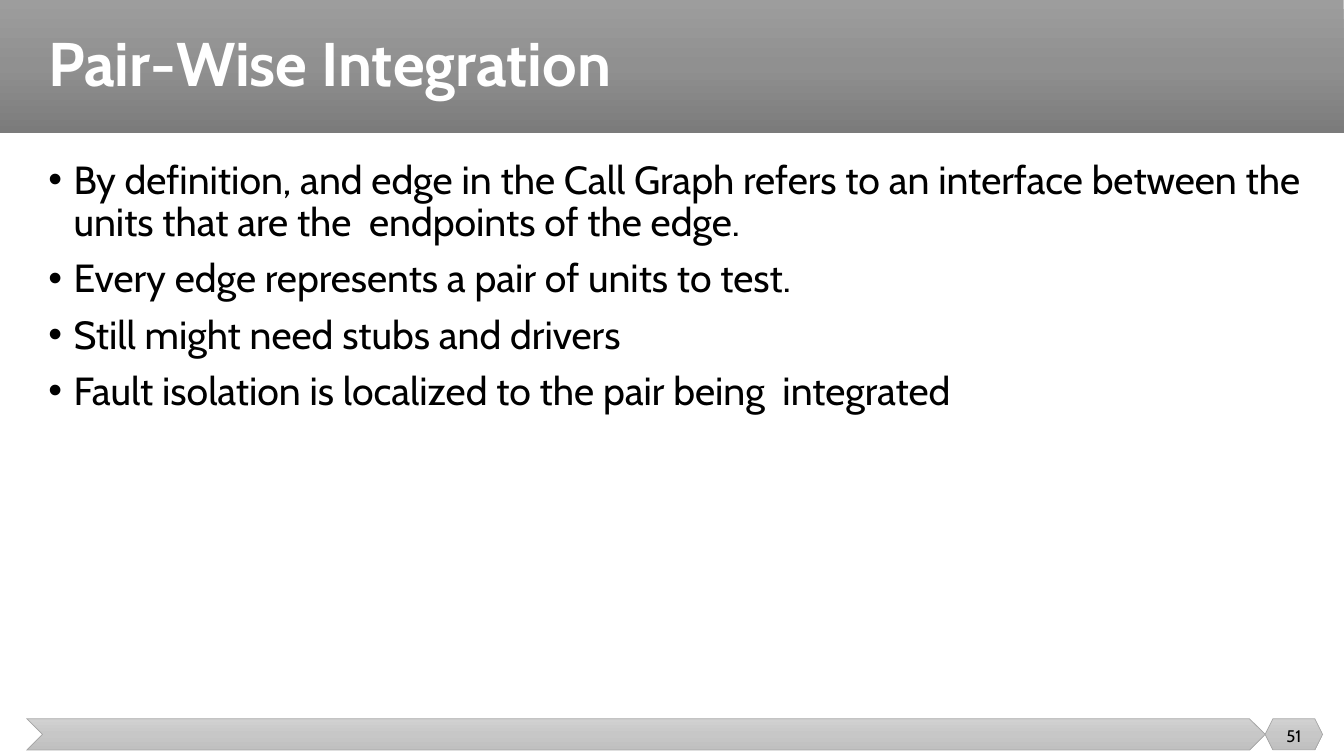
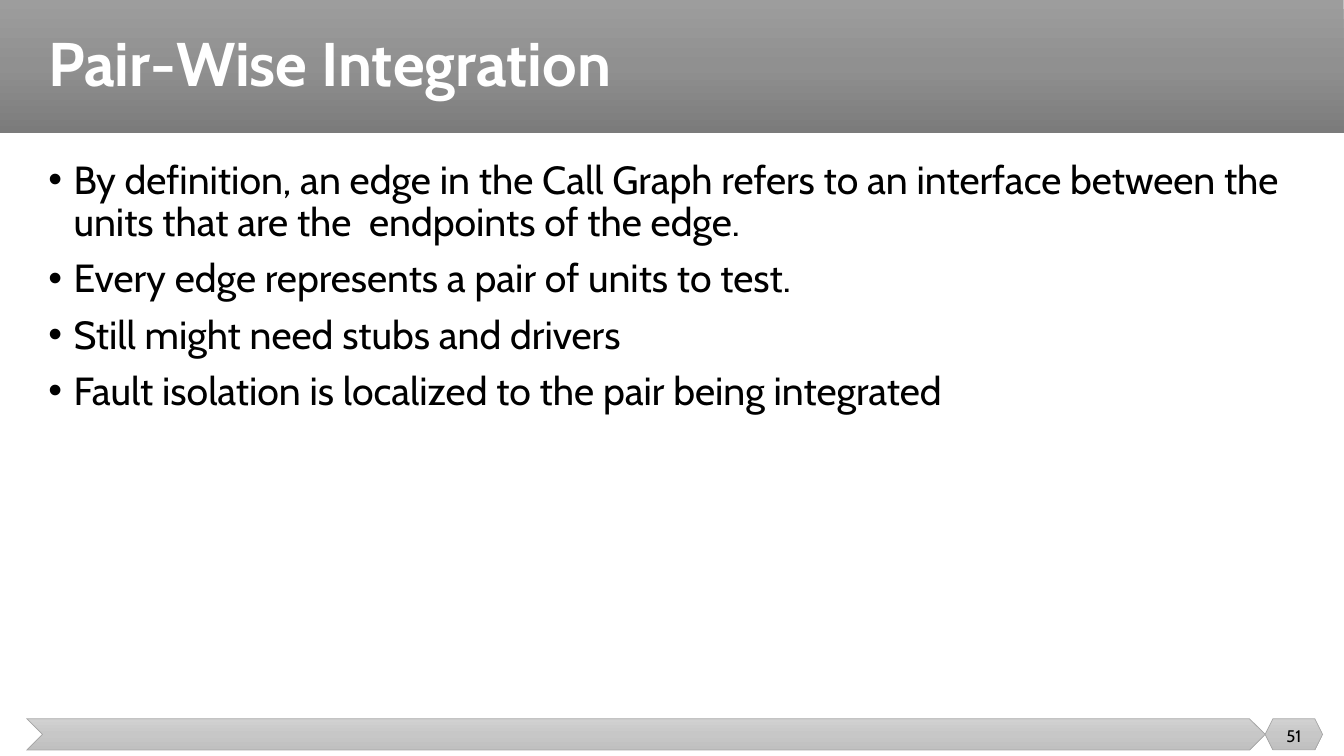
Before and after one commit to malenezi/malenezi, a slide deck: slide 51 of new_SE401/Lectures/8-Integration, System and Regression Testing/Integration Testing.pptx. Drawn at 1344x756 pixels with LibreOffice and Linux fonts; fonts in the diff are those of the drawing. Boxes give left, top, right and bottom in pixels: in the first picture for what was removed or moved away, otherwise in the second. Text is boxed around its words. In the diff, an @@ line names an element or a change of style, - is before the commit and + after.

```diff
--- a/new_SE401/Lectures/8-Integration, System and Regression Testing/Integration Testing.pptx
+++ b/new_SE401/Lectures/8-Integration, System and Regression Testing/Integration Testing.pptx
@@ text at (74,164,1278,246): text changed @@
-• By definition, and edge in the Call Graph refers to an interface between the units that are the endpoints of the edge.
+• By definition, an edge in the Call Graph refers to an interface between the units that are the endpoints of the edge.
```
Also in this commit, not shown: 2 other slides changed, 1 slide added, 1 other file.
